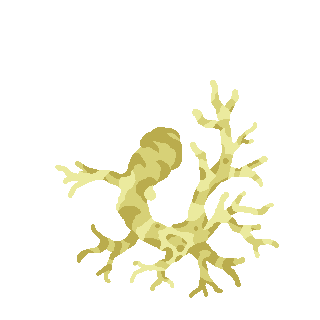
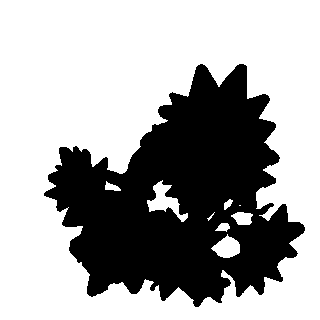
Layers edited between the first and the second 320 x 320 image:
added group "Group 8" with 3 layers in group "tree" over [44, 64, 305, 307]
added layer "Paint Layer 9" in group "Group 8" over [44, 64, 305, 307]
added layer "Paint Layer 7" in group "Group 8" over [44, 64, 305, 307]
added layer "Paint Layer 6" in group "Group 8" over [44, 64, 305, 307]
added group "trunk" with 4 layers in group "tree" over [44, 64, 305, 307]
moved "Group 4" into group "trunk" over [64, 64, 305, 307]
painted on "Paint Layer 3" over [64, 64, 305, 307]
moved "Paint Layer 1" into group "trunk", painted on it over [44, 64, 305, 307]
added layer "Paint Layer 10" in group "tree" over [44, 64, 305, 307]
